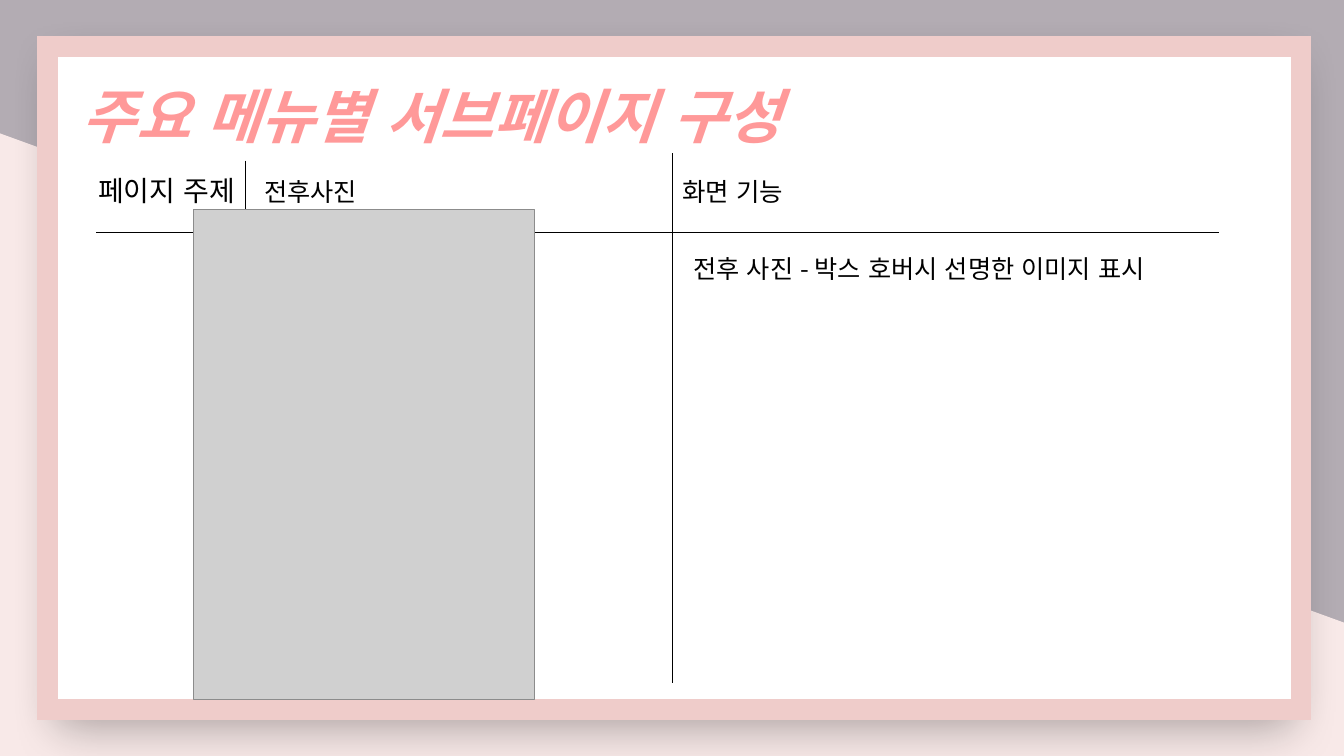
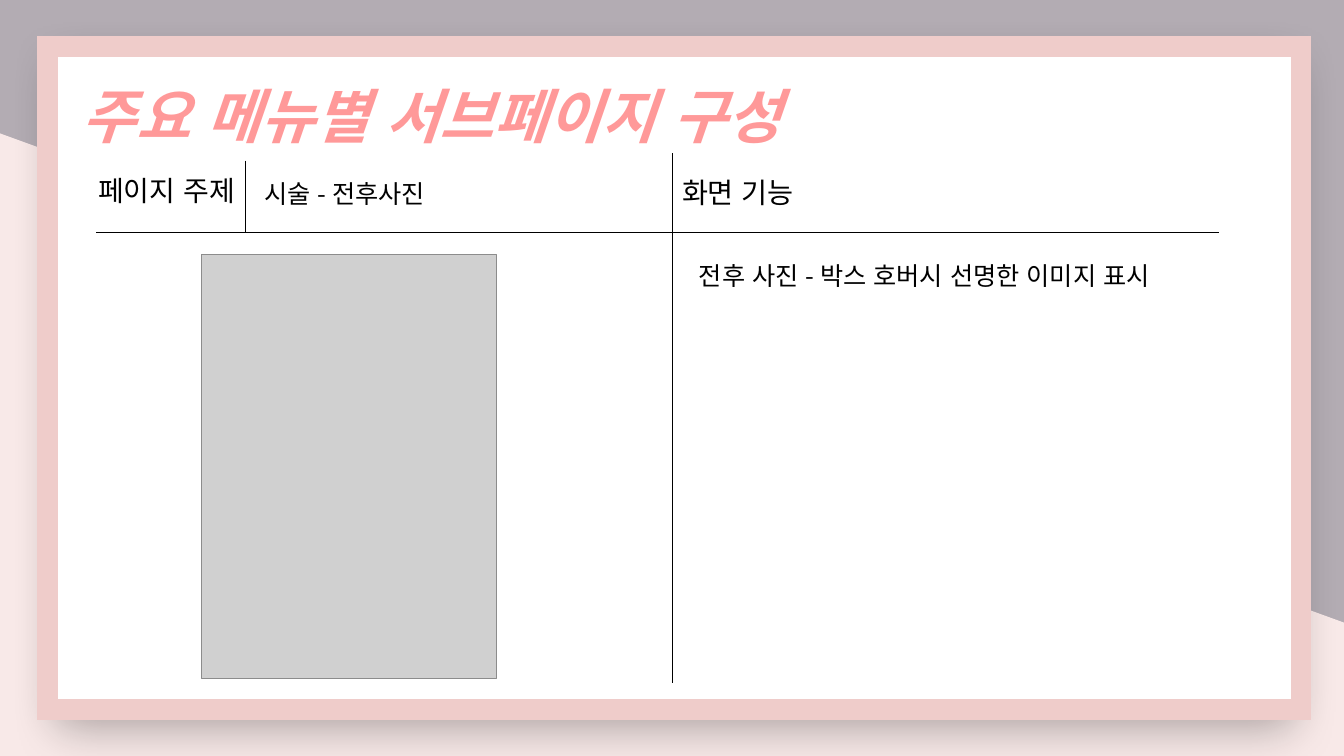
Before and after one commit to nimi2838/thecare, a slide deck: slide 15 of 졸작 기획서.pptx (slide 17 before the commit). Drawn at 1344x756 pixels with LibreOffice and Linux fonts; fonts in the diff are those of the drawing; grey boxes stand for pictures. Boxes give left, top, right and bottom in pixels: in the first picture for what was removed or moved away, otherwise in the second. Text is boxed around its words. In the diff, an @@ line names an element or a change of style, - is before the commit and + after.

```diff
--- a/졸작 기획서.pptx
+++ b/졸작 기획서.pptx
@@ text "화면 기능" at [682, 179, 794, 206]: size 18.2 to 20.1 pt @@
@@ text at [264, 182, 425, 205]: text changed @@
-전후사진
+시술 - 전후사진
@@ picture: place and size @@
-picture at [194, 210, 535, 700]
+picture at [202, 254, 497, 679]
@@ text "전후 사진 - 박스 호버시 ...": place and size @@
-text "전후 사진 - 박스 호버시 ..." at [694, 257, 1144, 280]
+text "전후 사진 - 박스 호버시 ..." at [699, 264, 1149, 287]
```
Also in this commit, not shown: 14 other slides changed, 1 slide added, 1 other file.
